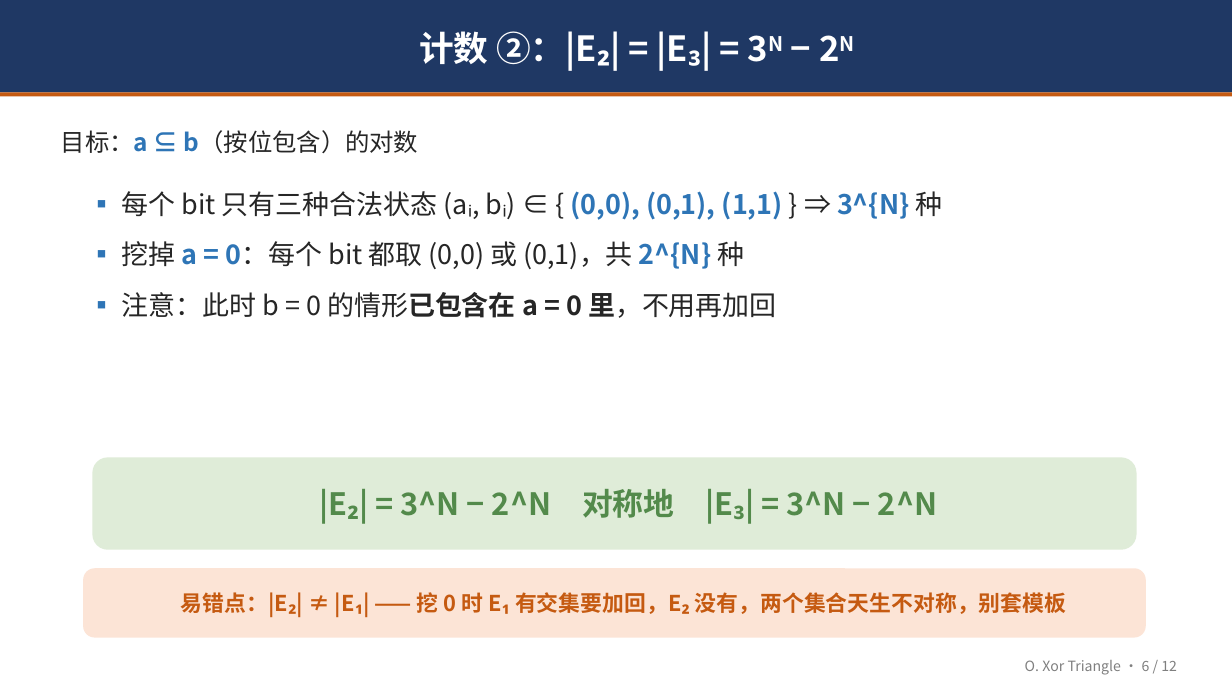
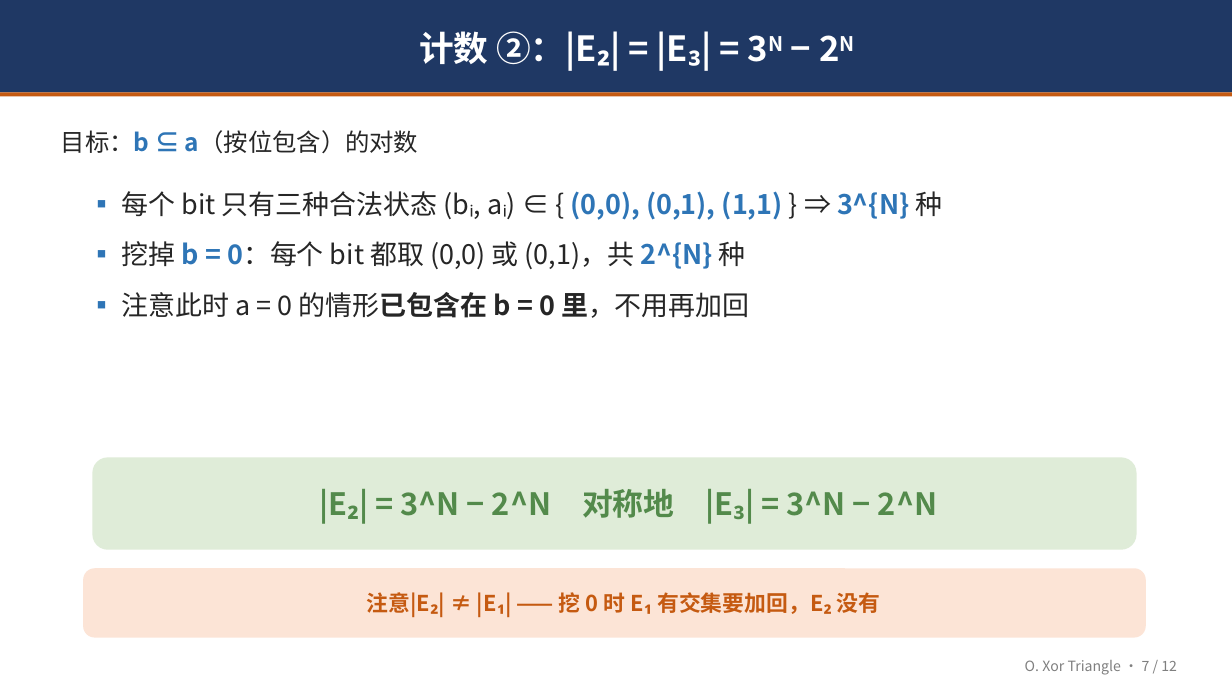
Before and after one commit to LingeXu/OI, a slide deck: slide 8 of 2026.9.3集训队个人赛/O/O题解分享.pptx (slide 7 before the commit). Drawn at 1232x693 pixels with LibreOffice and Linux fonts; fonts in the diff are those of the drawing. Boxes give left, top, right and bottom in pixels: in the first picture for what was removed or moved away, otherwise in the second. Text is boxed around its words. In the diff, an @@ line names an element or a change of style, - is before the commit and + after.

```diff
--- a/2026.9.3集训队个人赛/O/O题解分享.pptx
+++ b/2026.9.3集训队个人赛/O/O题解分享.pptx
@@ text at [61, 130, 418, 153]: text changed @@
-目标：a ⊆ b（按位包含）的对数
+目标：b ⊆ a（按位包含）的对数
@@ text at [122, 191, 942, 318]: text changed @@
-▪ 每个 bit 只有三种合法状态 (aᵢ, bᵢ) ∈ { (0,0), (0,1), (1,1) } ⇒ 3^{N} 种
-▪ 挖掉 a = 0：每个 bit 都取 (0,0) 或 (0,1)，共 2^{N} 种
-▪ 注意：此时 b = 0 的情形已包含在 a = 0 里，不用再加回
+▪ 每个 bit 只有三种合法状态 (bᵢ, aᵢ) ∈ { (0,0), (0,1), (1,1) } ⇒ 3^{N} 种
+▪ 挖掉 b = 0：每个 bit 都取 (0,0) 或 (0,1)，共 2^{N} 种
+▪ 注意此时 a = 0 的情形已包含在 b = 0 里，不用再加回
@@ text in rounded rectangle at [367, 592, 881, 617]: text changed @@
-易错点：|E₂| ≠ |E₁| —— 挖 0 时 E₁ 有交集要加回，E₂ 没有，两个集合天生不对称，别套模板
+注意|E₂| ≠ |E₁| —— 挖 0 时 E₁ 有交集要加回，E₂ 没有
@@ text at [1025, 660, 1177, 675]: text changed @@
-O. Xor Triangle · 6 / 12
+O. Xor Triangle · 7 / 12
```
Also in this commit, not shown: 8 other slides changed, 3 slides added, 3 slides removed, 15 other files.
